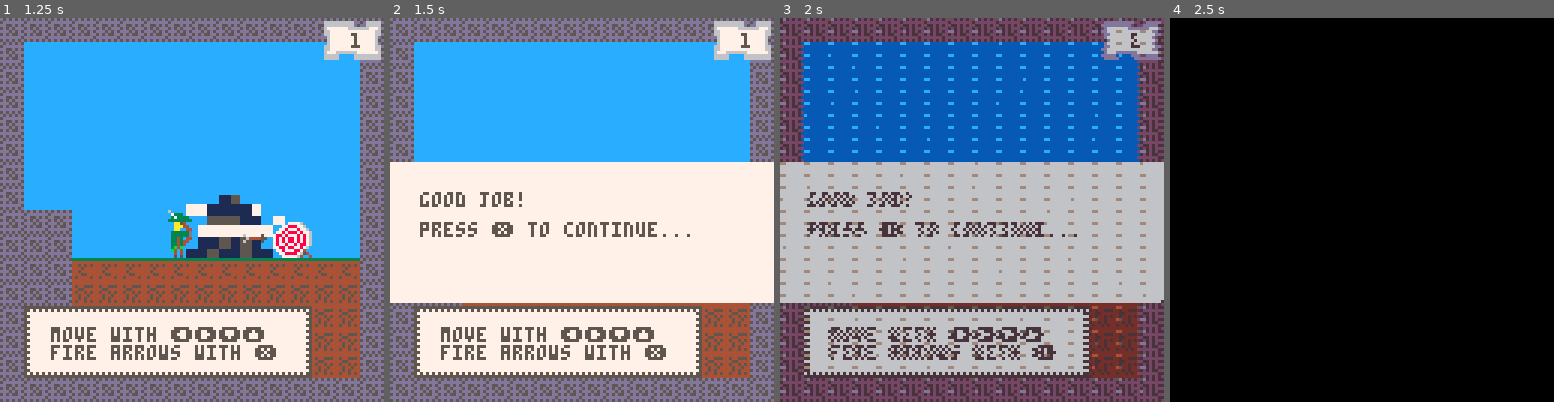
Above: before the commit, frames 1-4 (left to right).
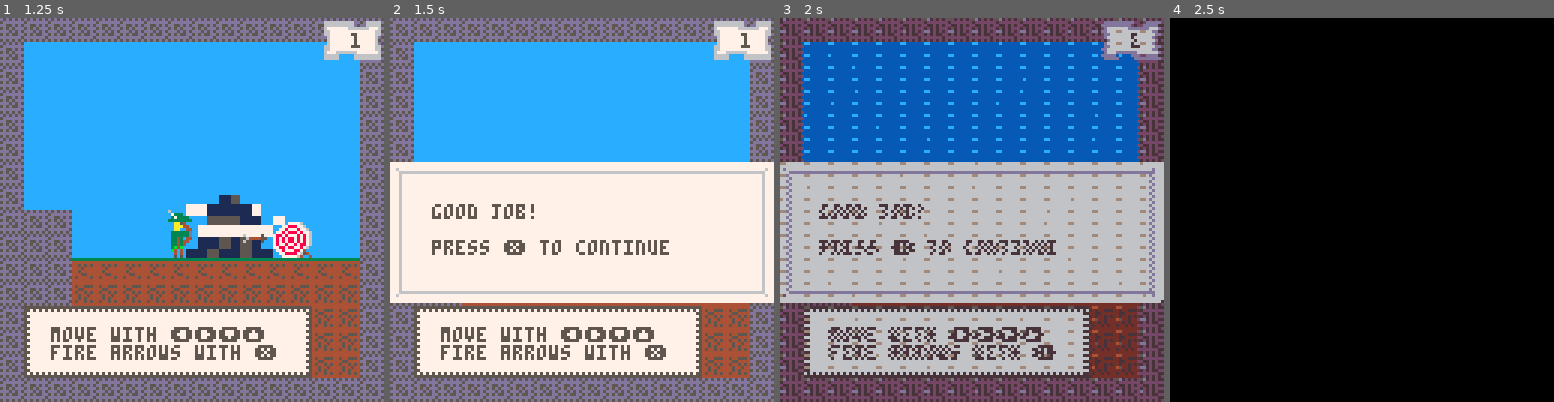
Above: after the commit, the same moments.

Repository: tupini07/games
Game: PICO-8 cartridge marksman-p/marksman.p8
The game is run twice, just before and just after one commit, with the same random seed, the same clock (stepped at 60 frames per second) and the same inputs.
Inputs:
- Up to frame 1 (1.25 s): tap X (X key) at 0.33, 1.07 s; tap O (Z key) at 0.7 s
- Up to frame 2 (1.5 s): no input
- Up to frame 3 (2 s): hold Right from 1.6 s (still down); tap O (Z key) at 1.7 s; tap X (X key) at 1.85 s
- Up to frame 4 (2.5 s): release Right at 2.1 s; tap O (Z key) at 2.1 s; hold Up 2.15-2.42 s; hold Right from 2.47 s (still down)

Frame 1 is identical in both runs. In frame 2, 4.8% of the frame differs, in the area x 1-99%, y 39-73%; in frame 3, 4.8%; in frame 4, nothing differs.

Commit message:
win banner looks nicer

Diff:
--- a/marksman-p/marksman.p8
+++ b/marksman-p/marksman.p8
@@ -158,12 +158,25 @@
     local banner_x1 = lvl_cords.x
     local banner_y1 = lvl_cords.y + 48
 
-    local banner_x2 = banner_x1 + 128
+    local banner_x2 = banner_x1 + 127
     local banner_y2 = banner_y1 + 46
 
     rectfill(banner_x1, banner_y1, banner_x2, banner_y2, 7)
-    print("good job!", banner_x1 + 10, banner_y1 + 10, 5)
-    print("press ❎ to continue...", banner_x1 + 10, banner_y1 + 20, 5)
+
+    local line_x1 = banner_x1 + 3
+    local line_y1 = banner_y1 + 3
+
+    local line_x2 = banner_x2 - 3
+    local line_y2 = banner_y2 - 3
+
+    rect(line_x1, line_y1, line_x2, line_y2, 6)
+    pset(line_x1 - 1, line_y1 - 1, 6)
+    pset(line_x2 + 1, line_y1 - 1, 6)
+    pset(line_x1 - 1, line_y2 + 1, 6)
+    pset(line_x2 + 1, line_y2 + 1, 6)
+
+    print("good job!\n", banner_x1 + 14, banner_y1 + 14, 5)
+    print("press ❎ to continue")
 end
 
 local function level_lost_draw()
--- a/marksman-p/src/states/game_state.lua
+++ b/marksman-p/src/states/game_state.lua
@@ -90,12 +90,25 @@
     local banner_x1 = lvl_cords.x
     local banner_y1 = lvl_cords.y + 48
 
-    local banner_x2 = banner_x1 + 128
+    local banner_x2 = banner_x1 + 127
     local banner_y2 = banner_y1 + 46
 
     rectfill(banner_x1, banner_y1, banner_x2, banner_y2, 7)
-    print("good job!", banner_x1 + 10, banner_y1 + 10, 5)
-    print("press ❎ to continue...", banner_x1 + 10, banner_y1 + 20, 5)
+
+    local line_x1 = banner_x1 + 3
+    local line_y1 = banner_y1 + 3
+
+    local line_x2 = banner_x2 - 3
+    local line_y2 = banner_y2 - 3
+
+    rect(line_x1, line_y1, line_x2, line_y2, 6)
+    pset(line_x1 - 1, line_y1 - 1, 6)
+    pset(line_x2 + 1, line_y1 - 1, 6)
+    pset(line_x1 - 1, line_y2 + 1, 6)
+    pset(line_x2 + 1, line_y2 + 1, 6)
+
+    print("good job!\n", banner_x1 + 14, banner_y1 + 14, 5)
+    print("press ❎ to continue")
 end
 
 local function level_lost_draw()
